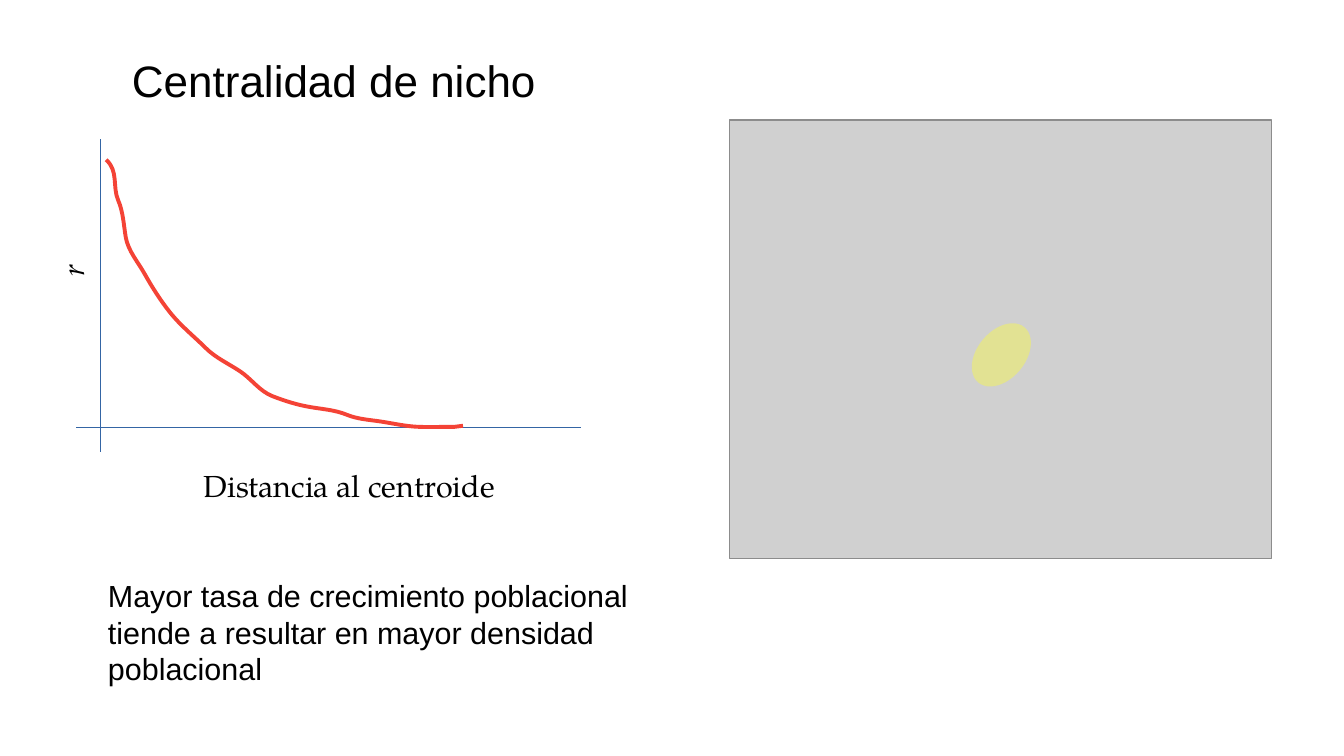
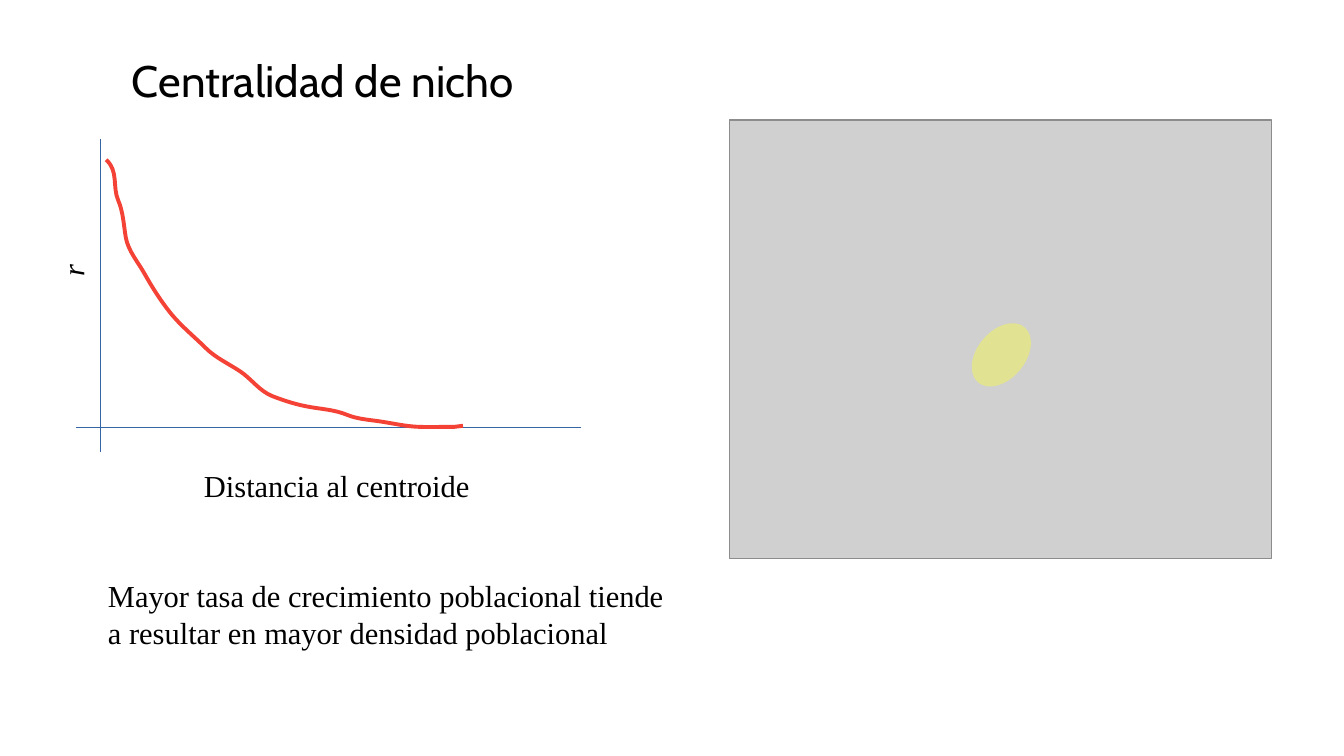
Before and after one commit to gerardommc/Ecologia-Teorica-II, a slide deck: slide 8 of Nicho/Caso-correlativo.odp. Drawn at 1344x756 pixels with LibreOffice and Linux fonts; fonts in the diff are those of the drawing; grey boxes stand for pictures. Boxes give left, top, right and bottom in pixels: in the first picture for what was removed or moved away, otherwise in the second. Text is boxed around its words. In the diff, an @@ line names an element or a change of style, - is before the commit and + after.

```diff
--- a/Nicho/Caso-correlativo.odp
+++ b/Nicho/Caso-correlativo.odp
@@ text "Centralidad de nicho" at bbox=[132, 64, 514, 98]: font Arial to Cabin @@
@@ text "Distancia al centroide" at bbox=[204, 476, 469, 498]: font TeX Gyre Pagella to Times New Roman @@
@@ text "Mayor tasa de crecimiento poblacional ..." at bbox=[108, 586, 663, 650]: font Arial to Times New Roman @@
```
Also in this commit, not shown: 26 other slides changed, 5 slides added, 2 other files.
